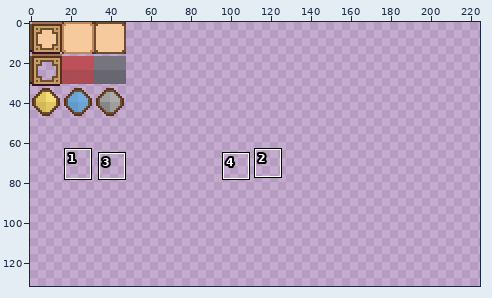
Pixel-art file -- Assets/Sprites/atlas - ui.aseprite. The picture above shows the old version from afar; the outline marks the close-up.
Close-up. First the earlier version:
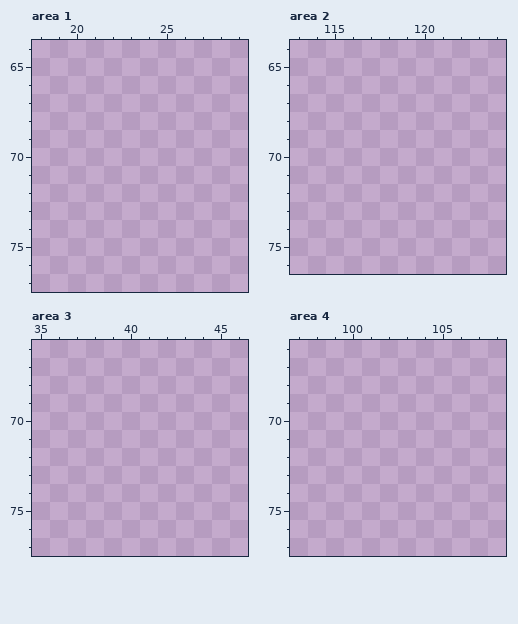
128x128 pixels, 1 frame. Colours within 5 levels of each other are drawn and written as one. Shown: area 1: x 18..29, y 64..77; area 2: x 113..124, y 64..76; area 3: x 35..46, y 66..77; area 4: x 97..108, y 66..77. The old version is drawn lined up with the new one, on the new canvas. The wide view leaves out empty margins. The commit also changed other parts of the picture, which this record leaves out.
The result:
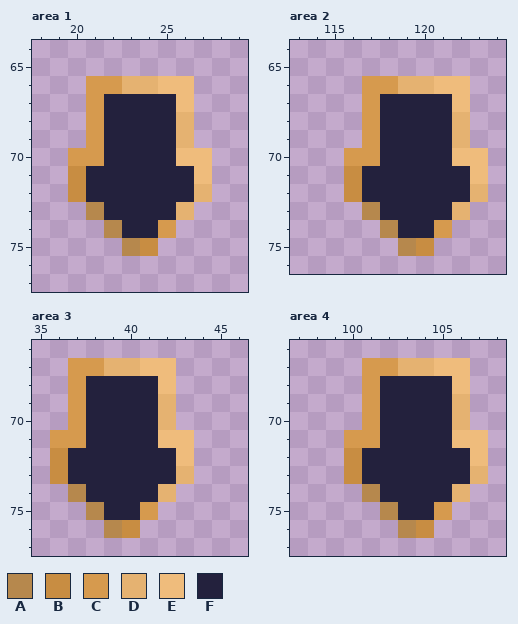
Palette (. is transparent): A #b6884d  B #c88d42  C #d69a4e  D #e5b271  E #efbc7c  F #23213d
From old to new:
canvas 128x128 -> 256x256
Area 1:
y 66: x 21..26 ...... -> CCDDEE
y 67: x 21..26 ...... -> CFFFFE
y 68..69: x 21..26 ...... -> CFFFFD
y 70: x 20..27 ........ -> CCFFFFEE
y 71: x 20..27 ........ -> BFFFFFFE
y 72: x 20..27 ........ -> BFFFFFFD
y 73: x 21..26 ...... -> AFFFFD
y 74: x 22..25 .... -> AFFC
y 75: x 23..24 .. -> AB
Area 2:
y 66: x 117..122 ...... -> CCDDEE
y 67: x 117..122 ...... -> CFFFFE
y 68..69: x 117..122 ...... -> CFFFFD
y 70: x 116..123 ........ -> CCFFFFEE
y 71: x 116..123 ........ -> BFFFFFFE
y 72: x 116..123 ........ -> BFFFFFFD
y 73: x 117..122 ...... -> AFFFFD
y 74: x 118..121 .... -> AFFC
y 75: x 119..120 .. -> AB
Area 3:
y 67: x 37..42 ...... -> CCDDEE
y 68: x 37..42 ...... -> CFFFFE
y 69..70: x 37..42 ...... -> CFFFFD
y 71: x 36..43 ........ -> CCFFFFEE
y 72: x 36..43 ........ -> BFFFFFFE
y 73: x 36..43 ........ -> BFFFFFFD
y 74: x 37..42 ...... -> AFFFFD
y 75: x 38..41 .... -> AFFC
y 76: x 39..40 .. -> AB
Area 4:
y 67: x 101..106 ...... -> CCDDEE
y 68: x 101..106 ...... -> CFFFFE
y 69..70: x 101..106 ...... -> CFFFFD
y 71: x 100..107 ........ -> CCFFFFEE
y 72: x 100..107 ........ -> BFFFFFFE
y 73: x 100..107 ........ -> BFFFFFFD
y 74: x 101..106 ...... -> AFFFFD
y 75: x 102..105 .... -> AFFC
y 76: x 103..104 .. -> AB
